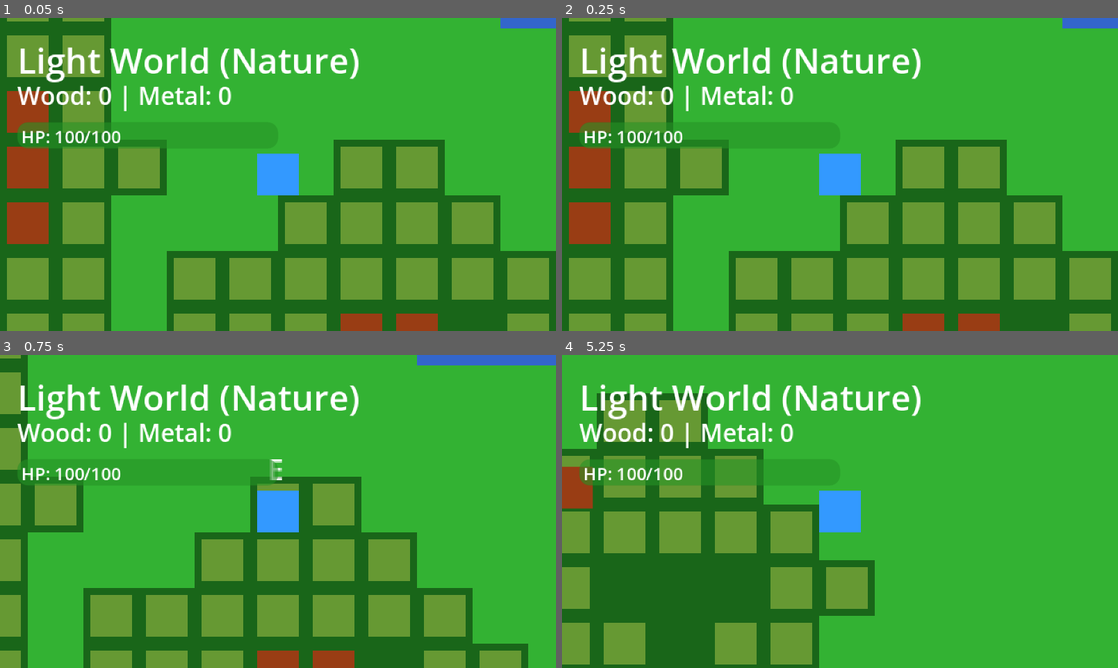
Above: before the commit, frames 1-4 (two rows, left to right).
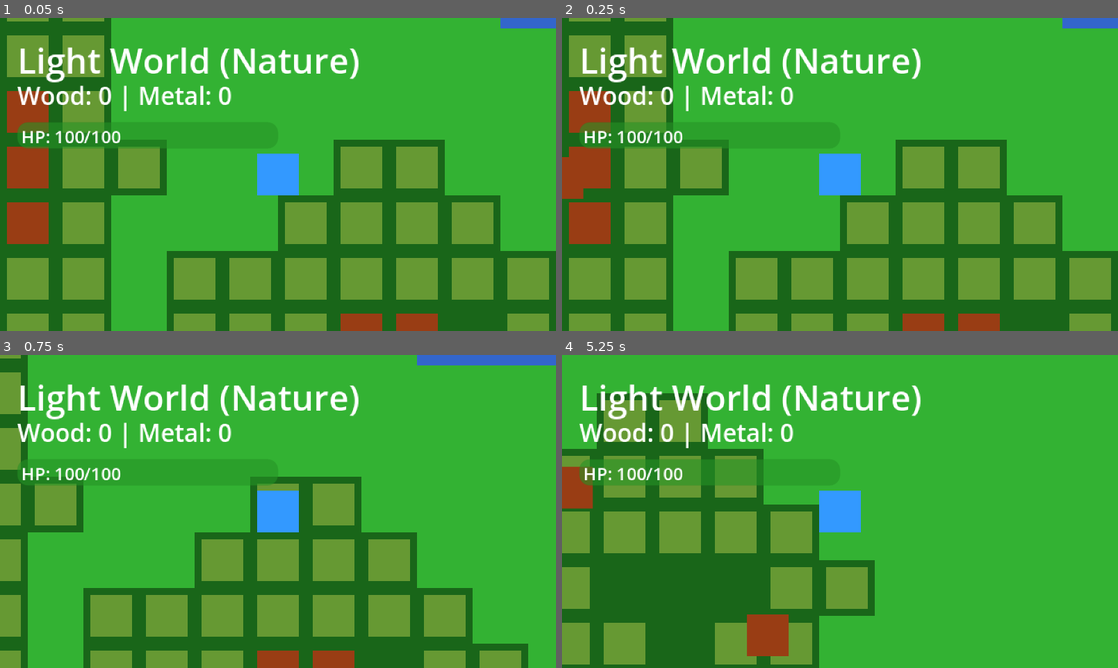
Above: after the commit, the same moments.

Repository: JeromeDuboisPro/Miroirs
Game: Godot game, scene res://scenes/main.tscn
Two runs of this game, one before a commit and one after it. Both use one fixed random seed, a clock stepped at 60 frames per second and the inputs below.
Inputs (mouse positions are in pixels of both pictures, inside the frame that each line leads up to):
- Up to frame 1 (0.05 s): no input
- Up to frame 2 (0.25 s): no input
- Up to frame 3 (0.75 s): tap Enter at 0.5 s; move the mouse to (400, 495) at 0.52 s; hold D (move_right) from 0.53 s (still down); tap E (interact) at 0.6 s; click (400, 495) at 0.67 s
- Up to frame 4 (5.25 s): tap Space (ui_select) at 0.77, 2, 3.77, 5 s; release D (move_right) at 1.25 s; drag from (728, 527) to (573, 561) at 1.27 s; move the mouse to (895, 442) at 2.02 s; hold D (move_right) 2.03-2.75 s; tap E (interact) at 2.1, 3.6, 5.1 s; drag from (812, 574) to (673, 464) at 2.77 s; tap Enter at 3.5 s; move the mouse to (1006, 558) at 3.52 s; hold A (move_left) 3.53-4.25 s; drag from (673, 464) to (728, 561) at 4.27 s; move the mouse to (867, 511) at 5.02 s; hold S (move_down) from 5.03 s (still down); click (867, 511) at 5.17 s

Frame 1 is identical in both runs. In frame 2, 0.3% of the frame differs, in the area x 0-4%, y 44-58%; in frame 3, 0.1%; in frame 4, 1.0%, in the area x 33-41%, y 82-97%.

Commit message:
Fix entity collision blocking and z-index rendering
Issue 1: Player blocked by enemies
Root cause: CharacterBody2D nodes with default collision settings
were blocking each other using Godot's physics system.

Issue 2: Enemies hidden behind tiles
Root cause: Enemies had default z_index=0, same as background tiles,
causing rendering order issues.

Solution:
- Set collision layers to separate entities without blocking:
  * Player: layer 2, mask 0 (exists but collides with nothing)
  * Enemies: layer 4, mask 0 (exists but collides with nothing)
- Set enemy z_index=1 to render above tiles (z_index=0)

Result:
- Player can freely pass through enemies ✓
- Enemies can freely pass through each other ✓
- Enemies always visible above background ✓
- Combat detection still works (distance-based, not collision-based) ✓

Technical:
- collision_layer: Which layer(s) this entity exists on
- collision_mask: Which layer(s) this entity collides with
- Setting mask=0 means no collision with any layers
- z_index: Rendering order (higher = drawn on top)

🎮 Generated with Claude Code

Co-Authored-By: Claude <noreply@anthropic.com>

Diff:
--- a/godot/scenes/enemies/enemy_dark.tscn
+++ b/godot/scenes/enemies/enemy_dark.tscn
@@ -7,6 +7,9 @@
 radius = 6.0
 
 [node name="EnemyDark" type="CharacterBody2D"]
+collision_layer = 4
+collision_mask = 0
+z_index = 1
 script = ExtResource("1_enemy")
 enemy_type = "tech"
 patrol_speed = 40.0
--- a/godot/scenes/enemies/enemy_light.tscn
+++ b/godot/scenes/enemies/enemy_light.tscn
@@ -7,6 +7,9 @@
 radius = 6.0
 
 [node name="EnemyLight" type="CharacterBody2D"]
+collision_layer = 4
+collision_mask = 0
+z_index = 1
 script = ExtResource("1_enemy")
 enemy_type = "nature"
 patrol_speed = 40.0
--- a/godot/scenes/player/player.tscn
+++ b/godot/scenes/player/player.tscn
@@ -7,6 +7,8 @@
 size = Vector2(12, 12)
 
 [node name="Player" type="CharacterBody2D"]
+collision_layer = 2
+collision_mask = 0
 script = ExtResource("1_player")
 
 [node name="Sprite" type="ColorRect" parent="."]
